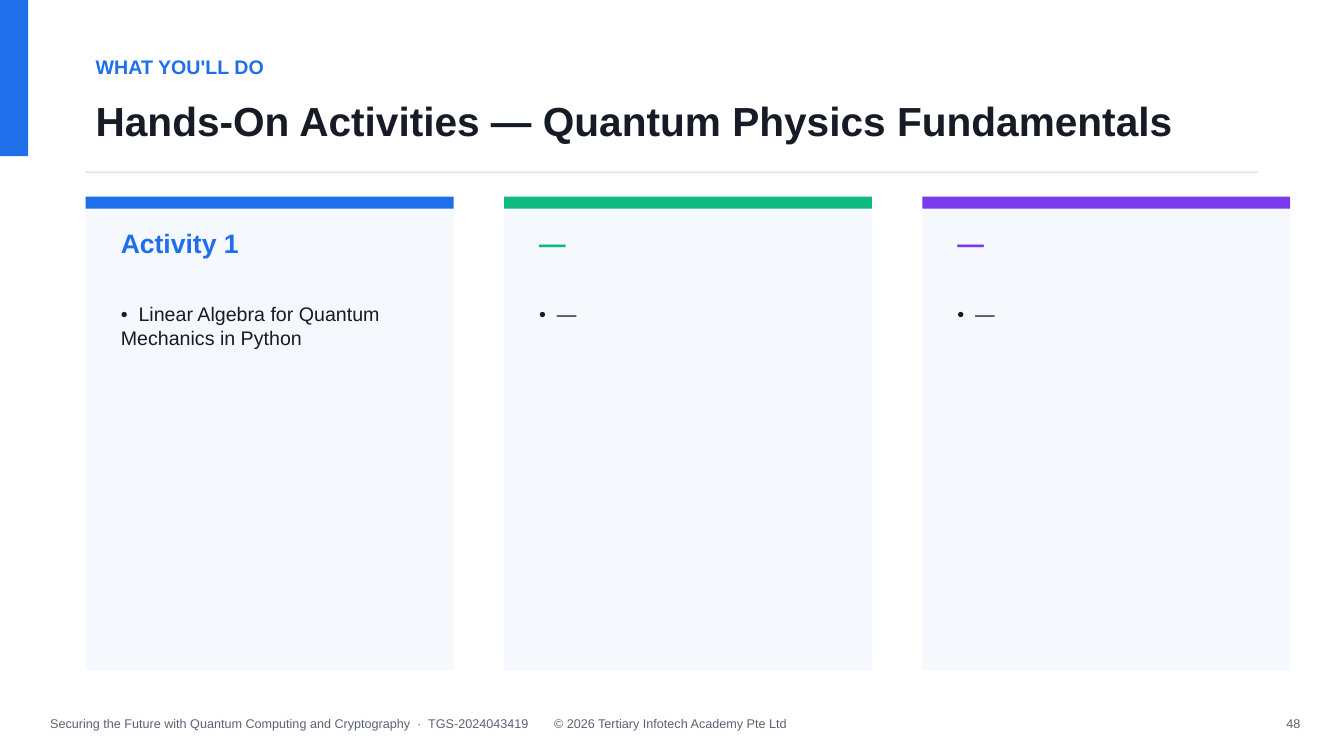
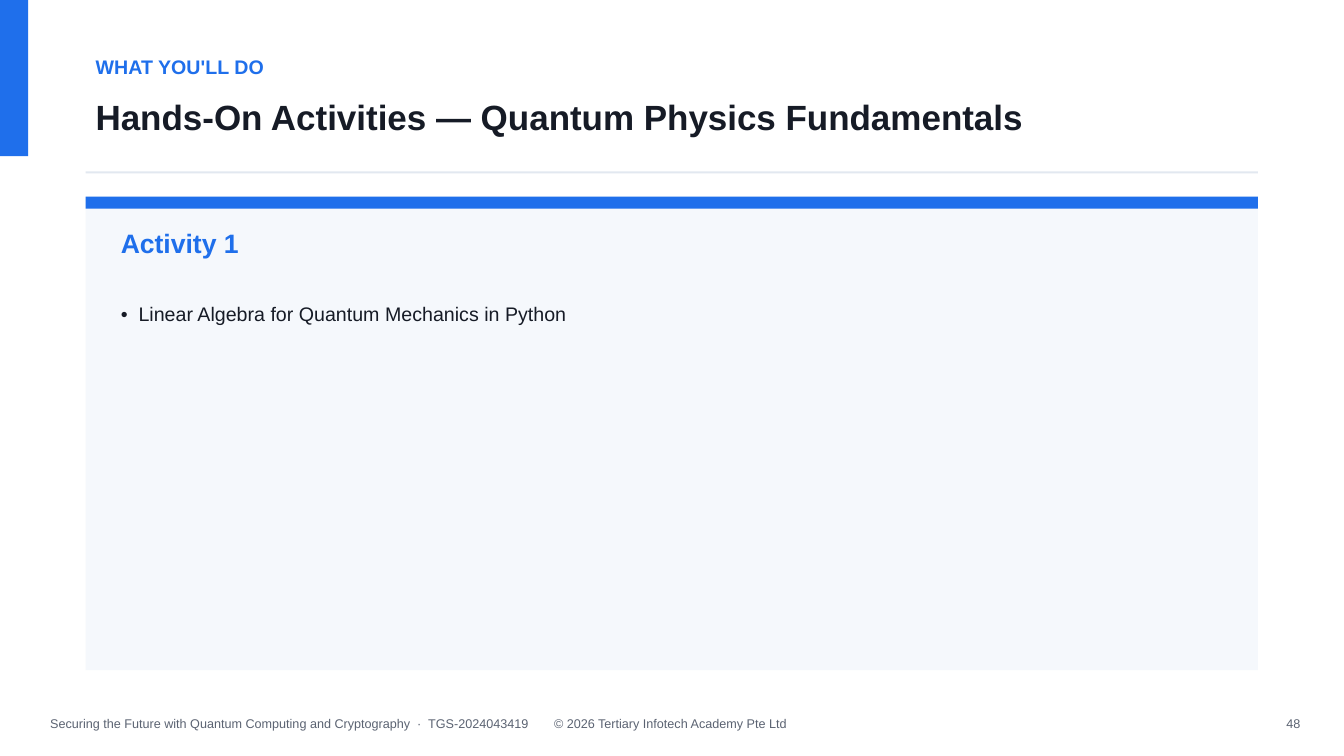
Before and after one commit to alfredang/quantum-algorithms, a slide deck: slide 49 of courseware/WSQ - Master Trainer Slides - Securing the Future with Quantum Computing and Cryptography - v12.0.pptx. Drawn at 1344x756 pixels with LibreOffice and Linux fonts; fonts in the diff are those of the drawing. Boxes give left, top, right and bottom in pixels: in the first picture for what was removed or moved away, otherwise in the second. Text is boxed around its words. In the diff, an @@ line names an element or a change of style, - is before the commit and + after.

```diff
--- a/courseware/WSQ - Master Trainer Slides - Securing the Future with Quantum Computing and Cryptography - v12.0.pptx
+++ b/courseware/WSQ - Master Trainer Slides - Securing the Future with Quantum Computing and Cryptography - v12.0.pptx
@@ text "Hands-On Activities — Quantum Physics ..." at <box>96,104,1023,137</box>: size 29 to 25 pt @@
@@ rectangle: place and size @@
-rectangle at <box>504,197,872,670</box>
+rectangle at <box>86,197,1258,670</box>
@@ rectangle: place and size @@
-rectangle at <box>504,197,872,209</box>
+rectangle at <box>86,197,1258,209</box>
@@ rectangle at <box>86,197,1258,209</box>: fill #10B981 to #1F6FEB @@
@@ rectangle removed at <box>86,197,454,670</box> @@
@@ rectangle removed at <box>86,197,454,209</box> @@
@@ rectangle removed at <box>923,197,1291,670</box> @@
@@ rectangle removed at <box>923,197,1291,209</box> @@
@@ text removed at <box>529,222,852,282</box> @@
-—
@@ text removed at <box>948,222,1270,282</box> @@
-—
@@ text "• Linear Algebra for Quantum ..." rewrapped from <box>121,306,380,349</box> to <box>139,306,566,325</box> @@
@@ text removed at <box>529,297,852,640</box> @@
-• —
@@ text removed at <box>948,297,1270,640</box> @@
-• —
```
Also in this commit, not shown: 19 other slides changed, 7 other files.
